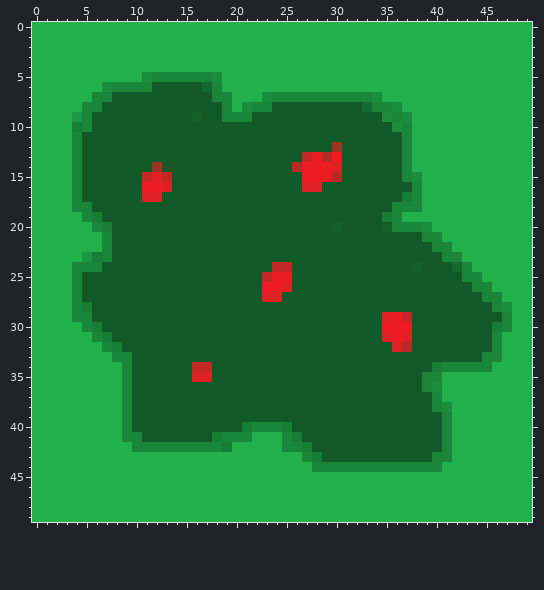
A pixel-art sprite gets an edit: src/main/resources/grass.png. The first picture shows the starting point.
The file is 50x50 pixels. Colours within 5 levels of each other are drawn and written as one.
New version:
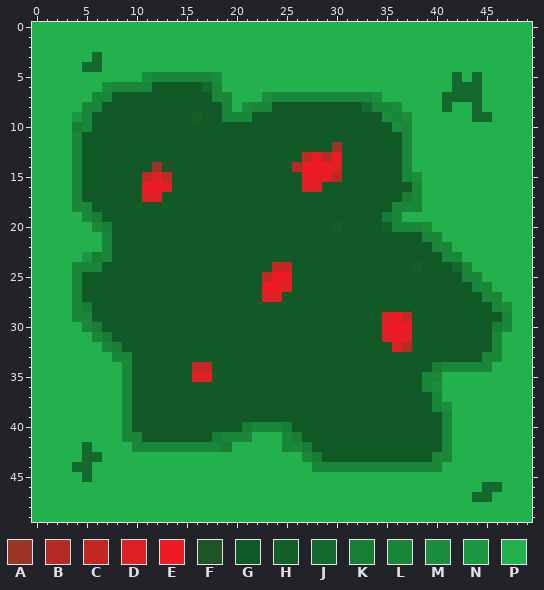
Palette (. is transparent): A #9a3425  B #b62b25  C #c42824  D #df2024  E #ed1c24  F #1f5526  G #115926  H #125f28  J #14692e  K #187e36  L #1a863a  M #1b8e3d  N #1d9842  P #22b14c
Change:
{"y":3,"x":6,"old":"P","new":"J"}
{"y":4,"x":5,"old":"PP","new":"JJ"}
{"y":5,"x":42,"old":"P","new":"J"}
{"y":5,"x":44,"old":"P","new":"J"}
{"y":6,"x":42,"old":"PPP","new":"JJJ"}
{"y":7,"x":41,"old":"PPPP","new":"JJJJ"}
{"y":8,"x":41,"old":"P","new":"J"}
{"y":8,"x":44,"old":"P","new":"J"}
{"y":9,"x":44,"old":"PP","new":"JJ"}
{"y":42,"x":5,"old":"P","new":"J"}
{"y":43,"x":5,"old":"PP","new":"JJ"}
{"y":44,"x":4,"old":"PP","new":"JJ"}
{"y":45,"x":5,"old":"P","new":"J"}
{"y":46,"x":45,"old":"PP","new":"JJ"}
{"y":47,"x":44,"old":"PP","new":"JJ"}
{"label":"changed","picture_box":[82,52,102,72]}
{"label":"changed","picture_box":[442,72,492,122]}
{"label":"changed","picture_box":[72,442,102,482]}
{"label":"changed","picture_box":[472,482,502,502]}
